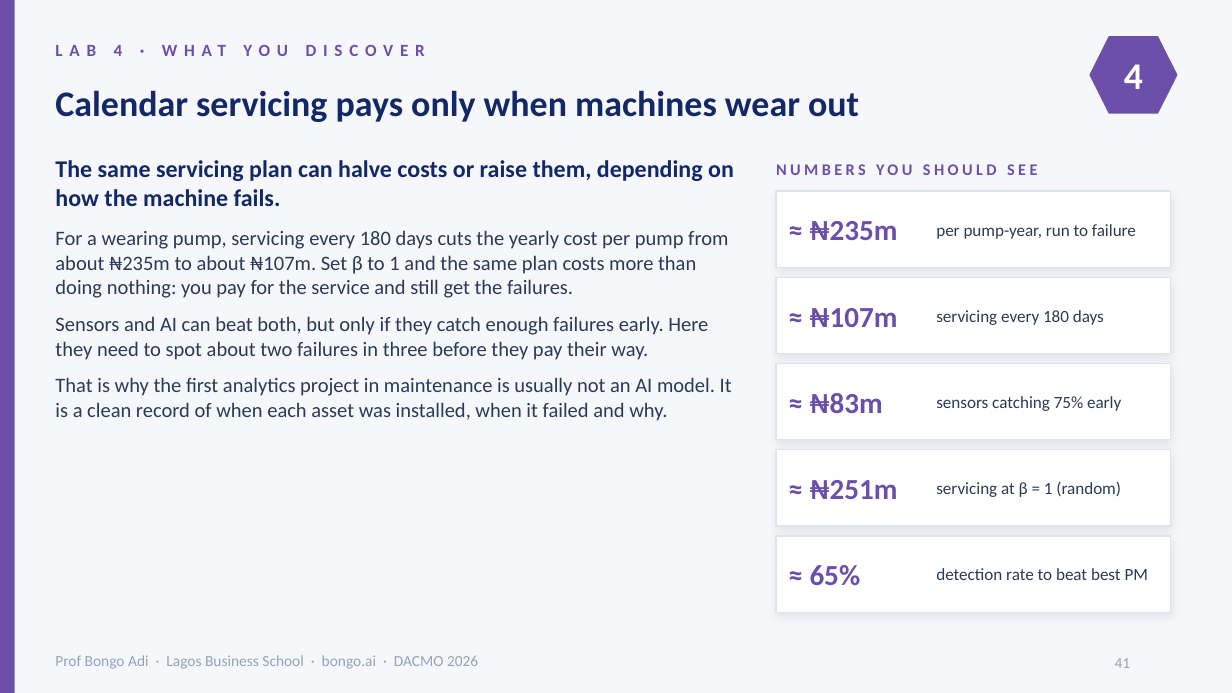
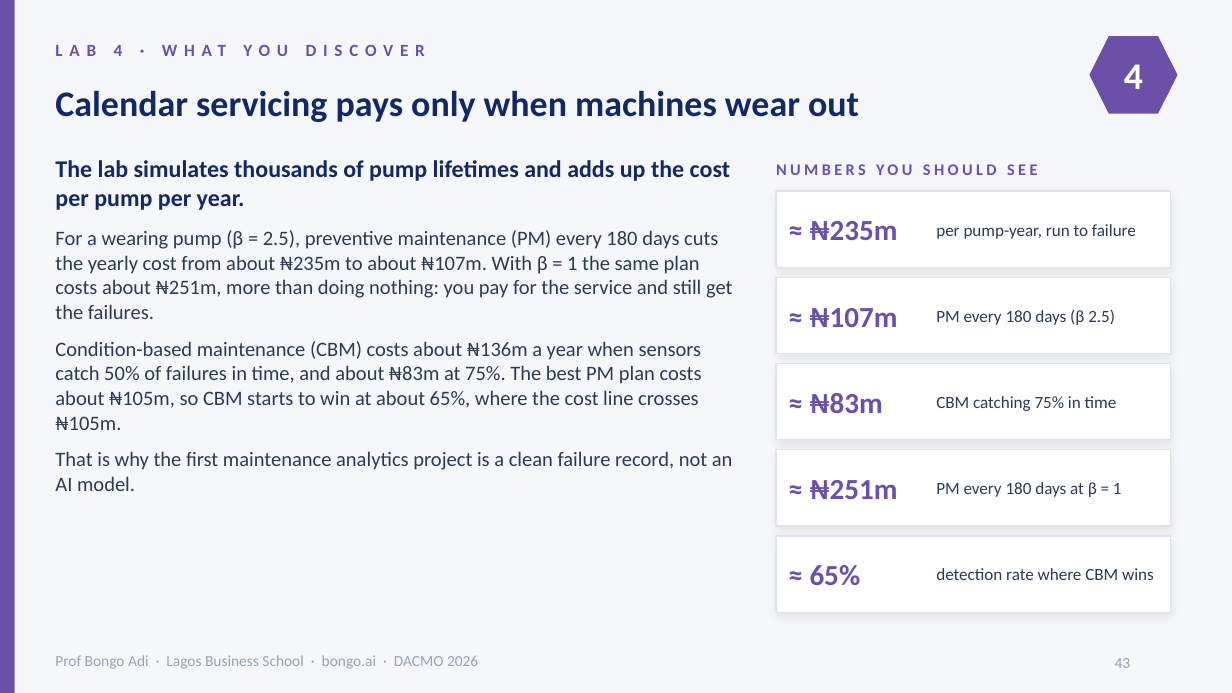
Before and after one commit to adibongo/dacmo-operations-analytics, a slide deck: slide 43 of downloads/DACMO-Analytics-for-Operations.pptx (slide 41 before the commit). Drawn at 1232x693 pixels with LibreOffice and Linux fonts; fonts in the diff are those of the drawing; background and template pictures are left out. Boxes give left, top, right and bottom in pixels: in the first picture for what was removed or moved away, otherwise in the second. Text is boxed around its words. In the diff, an @@ line names an element or a change of style, - is before the commit and + after.

```diff
--- a/downloads/DACMO-Analytics-for-Operations.pptx
+++ b/downloads/DACMO-Analytics-for-Operations.pptx
@@ text at box(55, 160, 733, 491): text changed @@
-The same servicing plan can halve costs or raise them, depending on how the machine fails.
-For a wearing pump, servicing every 180 days cuts the yearly cost per pump from about ₦235m to about ₦107m. Set β to 1 and the same plan costs more than doing nothing: you pay for the service and still get the failures.
-Sensors and AI can beat both, but only if they catch enough failures early. Here they need to spot about two failures in three before they pay their way.
-That is why the first analytics project in maintenance is usually not an AI model. It is a clean record of when each asset was installed, when it failed and why.
+The lab simulates thousands of pump lifetimes and adds up the cost per pump per year.
+For a wearing pump (β = 2.5), preventive maintenance (PM) every 180 days cuts the yearly cost from about ₦235m to about ₦107m. With β = 1 the same plan costs about ₦251m, more than doing nothing: you pay for the service and still get the failures.
+Condition-based maintenance (CBM) costs about ₦136m a year when sensors catch 50% of failures in time, and about ₦83m at 75%. The best PM plan costs about ₦105m, so CBM starts to win at about 65%, where the cost line crosses ₦105m.
+That is why the first maintenance analytics project is a clean failure record, not an AI model.
@@ text at box(936, 309, 1115, 325): text changed @@
-servicing every 180 days
+PM every 180 days (β 2.5)
@@ text at box(936, 396, 1117, 411): text changed @@
-sensors catching 75% early
+CBM catching 75% in time
@@ text at box(936, 482, 1122, 497): text changed @@
-servicing at β = 1 (random)
+PM every 180 days at β = 1
@@ text at box(936, 568, 1154, 580): text changed @@
-detection rate to beat best PM
+detection rate where CBM wins
@@ page number at box(1115, 658, 1131, 668): text changed @@
-41
+43
```
Also in this commit, not shown: 26 other slides changed, 2 slides added, 7 other files.
